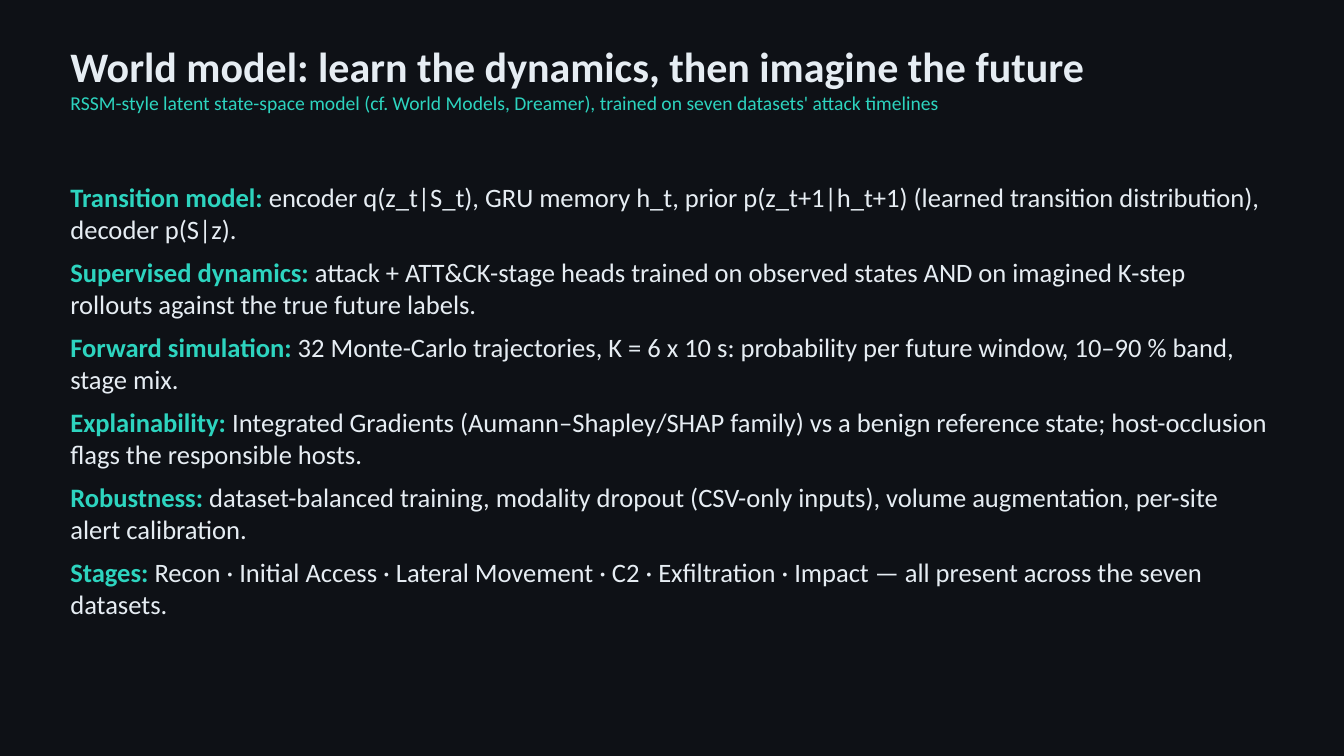
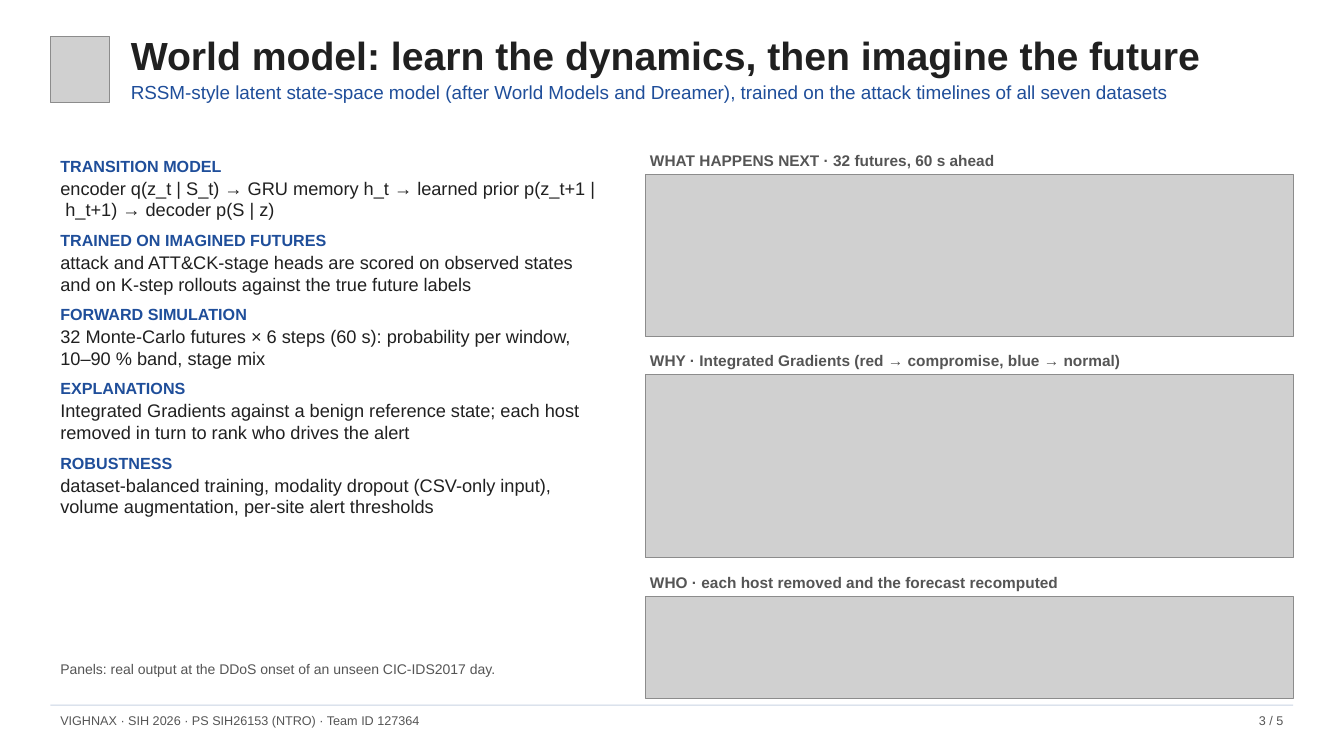
Before and after one commit to NAMAN-THAKUR-1944/SIH2026-SIH26153-VIGHNAX, a slide deck: slide 3 of docs/VIGHNAX_Technical_Presentation.pptx. Drawn at 1344x756 pixels with LibreOffice and Linux fonts; fonts in the diff are those of the drawing; grey boxes stand for pictures. Boxes give left, top, right and bottom in pixels: in the first picture for what was removed or moved away, otherwise in the second. Text is boxed around its words. In the diff, an @@ line names an element or a change of style, - is before the commit and + after.

Commit message:
Redesign the technical presentation and the architecture document
Technical presentation (5 slides), now in the same clean style as the idea deck:
- Overview with the dashboard and four headline results
- Architecture diagram with the flow, packet and ingestion details
- World model explained next to real dashboard output: the 60 s forecast,
  Integrated Gradients and host attribution at a DDoS onset
- Results chart (forecast, early warning, detection vs the baseline) with
  where we lead, where the baseline leads, and the open problem
- Demo, deployment, limits, next steps, reproduction, QR codes for the video
  and the repository

Architecture document (2 pages): title block with the logo, key-figures strip,
components table, restyled results table with plain findings, the prototype
screenshot instead of the dense timeline plot, links and page numbers.
Document properties name the team.

```diff
--- a/docs/VIGHNAX_Technical_Presentation.pptx
+++ b/docs/VIGHNAX_Technical_Presentation.pptx
@@ background #0E1116 to #FFFFFF @@
@@ text "World model: learn the dynamics, ...": place and size @@
-text "World model: learn the dynamics, ..." at <box>70,52,1084,113</box>
+text "World model: learn the dynamics, ..." at <box>131,41,1200,103</box>
@@ picture added at <box>50,36,110,103</box> @@
@@ text at <box>131,41,1200,78</box>: size 30 to 28 pt, font Calibri to Arial, text colour #E6EDF3 to #202020 in "World model: learn the dynamics, then imagine ..." @@
@@ text at <box>131,85,1167,103</box>: text changed; size 14 to 13.5 pt; font Calibri to Arial; text colour #2DD4BF to #1F4E9A @@
-RSSM-style latent state-space model (cf. World Models, Dreamer), trained on seven datasets' attack timelines
+RSSM-style latent state-space model (after World Models and Dreamer), trained on the attack timelines of all seven datasets
@@ text at <box>60,160,585,517</box>: text changed; size 19 to 13 pt; font Calibri to Arial; text colour #E6EDF3 to #202020 @@
-Transition model: encoder q(z_t|S_t), GRU memory h_t, prior p(z_t+1|h_t+1) (learned transition distribution), decoder p(S|z).
-Supervised dynamics: attack + ATT&CK-stage heads trained on observed states AND on imagined K-step rollouts against the true future labels.
-Forward simulation: 32 Monte-Carlo trajectories, K = 6 x 10 s: probability per future window, 10–90 % band, stage mix.
-Explainability: Integrated Gradients (Aumann–Shapley/SHAP family) vs a benign reference state; host-occlusion flags the responsible hosts.
-Robustness: dataset-balanced training, modality dropout (CSV-only inputs), volume augmentation, per-site alert calibration.
-Stages: Recon · Initial Access · Lateral Movement · C2 · Exfiltration · Impact — all present across the seven datasets.
+TRANSITION MODEL
+encoder q(z_t | S_t) → GRU memory h_t → learned prior p(z_t+1 | h_t+1) → decoder p(S | z)
+TRAINED ON IMAGINED FUTURES
+attack and ATT&CK-stage heads are scored on observed states and on K-step rollouts against the true future labels
+FORWARD SIMULATION
+32 Monte-Carlo futures × 6 steps (60 s): probability per window, 10–90 % band, stage mix
+EXPLANATIONS
+Integrated Gradients against a benign reference state; each host removed in turn to rank who drives the alert
+ROBUSTNESS
+dataset-balanced training, modality dropout (CSV-only input), volume augmentation, per-site alert thresholds
@@ picture added at <box>645,174,1294,337</box> @@
@@ text added at <box>650,155,995,169</box>, 11 pt, text #555555, bold @@
+WHAT HAPPENS NEXT · 32 futures, 60 s ahead
@@ text added at <box>650,355,1121,369</box>, 11 pt, text #555555, bold @@
+WHY · Integrated Gradients (red → compromise, blue → normal)
@@ picture added at <box>645,375,1294,559</box> @@
@@ picture added at <box>645,597,1294,699</box> @@
@@ text added at <box>650,577,1058,591</box>, 11 pt, text #555555, bold @@
+WHO · each host removed and the forecast recomputed
@@ text added at <box>60,664,495,677</box>, 10 pt, text #555555 @@
+Panels: real output at the DDoS onset of an unseen CIC-IDS2017 day.
@@ rectangle added at <box>50,705,1294,706</box>, fill #C9D3E3 @@
@@ text added at <box>60,716,419,728</box>, 9 pt, text #555555 @@
+VIGHNAX · SIH 2026 · PS SIH26153 (NTRO) · Team ID 127364
@@ text added at <box>1259,716,1283,725</box>, 9 pt, text #555555 @@
+3 / 5
```
Also in this commit, not shown: 3 other slides changed, 1 slide added, 1 slide removed, 3 other files.
